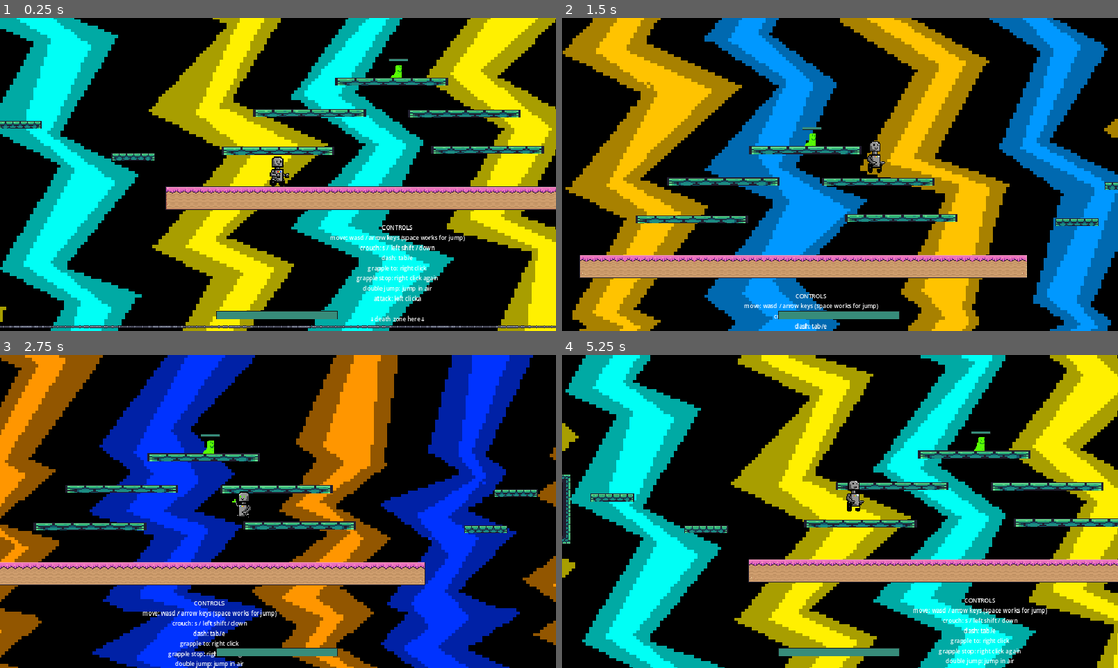
Above: before the commit, frames 1-4 (two rows, left to right).
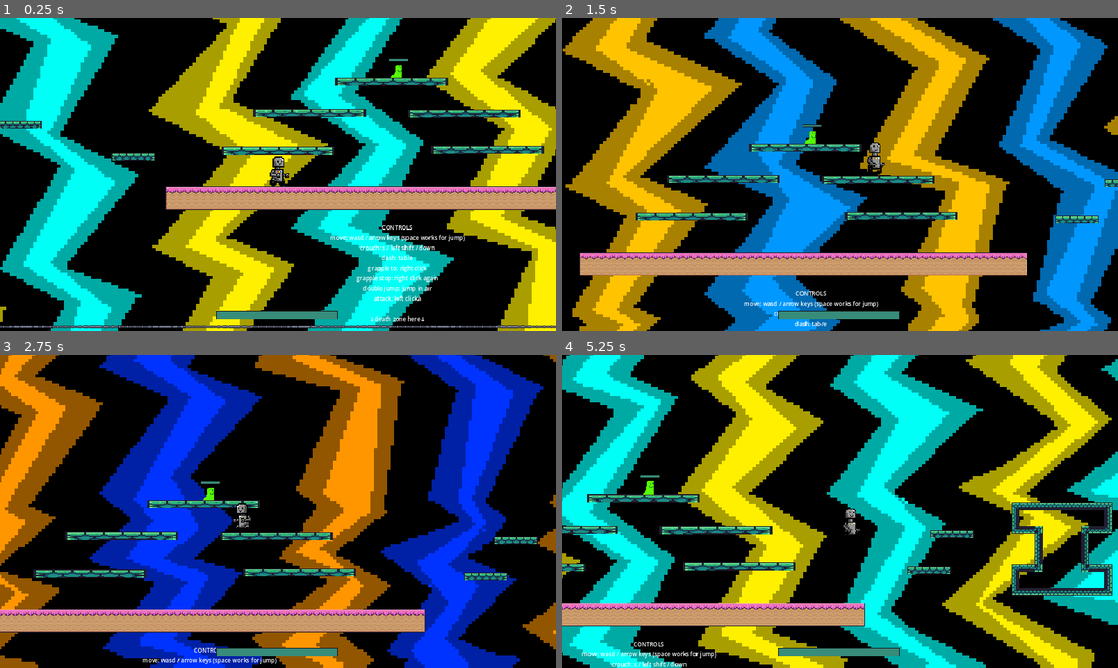
Above: after the commit, the same moments.

Repository: fancyamazon/Beat-the-Bot
Game: Godot game, scene res://scenes/game.tscn
Same seed, same stepped clock (60 frames per second), same inputs: the game is played once before the commit and once after it.
Inputs (mouse positions are in pixels of both pictures, inside the frame that each line leads up to):
- Up to frame 1 (0.25 s): no input
- Up to frame 2 (1.5 s): move the mouse to (962, 158) at 0.52 s; hold Shift (crouch) 0.53-1.28 s; hold Right (right) from 0.53 s (still down); tap Q (attack) at 0.6 s; tap Space (jump) at 0.77, 1.07 s; move the mouse to (728, 190) at 1.27 s; tap Shift (crouch) at 1.35 s
- Up to frame 3 (2.75 s): tap Space (jump) at 1.52, 1.82 s; tap Tab (dash) at 1.55, 2.1 s; move the mouse to (333, 442) at 2.02 s; release Right (right) at 2.03 s; hold Left (left) from 2.03 s (still down); hold Right mouse button (grapple) from 2.03 s (still down)
- Up to frame 4 (5.25 s): move the mouse to (812, 574) at 2.77 s; release Left (left) at 2.78 s; release Right mouse button (grapple) at 2.78 s; hold Right (right) 2.78-4.28 s; right-click (812, 574) at 2.85 s; tap Space (jump) at 3.02, 3.32, 3.77, 4.07, 4.52, 4.55, 4.82, 5.1 s; click (812, 574) at 3.05 s; move the mouse to (1006, 558) at 3.52 s; press the mouse at (1006, 558) at 3.53 s; tap Page Up (spawn, bound only after the commit) at 3.8, 4.35 s; move the mouse to (673, 464) at 4.27 s; release the mouse at (673, 464) at 4.28 s; hold Left (left) 4.28-5.03 s; move the mouse to (867, 511) at 5.02 s; hold Right (right) from 5.03 s (still down)

The runs differ from the first frame. In frame 1, less than 0.1% of the frame differs, in the area x 48-52%, y 44-48%; in frame 2, 13%; in frame 3, 56%; in frame 4, 74%, in the area x 0-100%, y 0-100%.

Commit message:
Created fighter class containing all possible player actions to facilitate bot creation, separated animations and attack timing, removed crouch animation for now

Diff:
--- a/platformer2/project.godot
+++ b/platformer2/project.godot
@@ -87,6 +87,11 @@
 "events": [Object(InputEventMouseButton,"resource_local_to_scene":false,"resource_name":"","device":-1,"window_id":0,"a …(253 unchanged characters)…
 ]
 }
+spawn={
+"deadzone": 0.5,
+"events": [Object(InputEventKey,"resource_local_to_scene":false,"resource_name":"","device":0,"window_id":0,"alt_pressed":false,"shift_pressed":false,"ctrl_pressed":false,"meta_pressed":false,"pressed":false,"keycode":0,"physical_keycode":4194323,"key_label":0,"unicode":0,"location":0,"echo":false,"script":null)
+]
+}
 
 [layer_names]
 
--- /dev/null
+++ b/platformer2/scenes/game.gd
@@ -0,0 +1,22 @@
+extends Node2D
+
+
+@onready var main=get_tree().get_root().get_node("Game")
+@onready var enemy=load("res://scenes/enemy.tscn")
+var x_pos = 0
+
+# Called when the node enters the scene tree for the first time.
+func _ready() -> void:
+	pass # Replace with function body.
+
+
+# Called every frame. 'delta' is the elapsed time since the previous frame.
+func _process(delta: float) -> void:
+	if Input.is_action_just_pressed("spawn"):
+		var instance = enemy.instantiate()
+		instance.global_position.x = x_pos
+		if x_pos < 200:
+			x_pos = x_pos + 10
+		else:
+			x_pos = 0
+		main.add_child(instance)
--- a/platformer2/scenes/game.tscn
+++ b/platformer2/scenes/game.tscn
@@ -1,6 +1,7 @@
-[gd_scene load_steps=28 format=3 uid="uid://d07nvyd5qem1x"]
+[gd_scene load_steps=29 format=3 uid="uid://d07nvyd5qem1x"]
 
 [ext_resource type="PackedScene" uid="uid://c3ja3raqyfvcq" path="res://scenes/player.tscn" id="1_nx1nf"]
+[ext_resource type="Script" path="res://scenes/game.gd" id="1_w04m8"]
 [ext_resource type="Texture2D" uid="uid://lp3tjt6016tn" path="res://assets/Free/Terrain/Terrain (16x16).png" id="2_8mj6l"]
 [ext_resource type="PackedScene" uid="uid://st3xivfw0pcs" path="res://scenes/platform.tscn" id="3_7lvvc"]
 [ext_resource type="PackedScene" uid="uid://hc6gcfko7dn2" path="res://scenes/killzone.tscn" id="4_r3qmr"]
@@ -359,6 +360,7 @@
 
 [node name="Game" type="Node2D"]
 position = Vector2(-198, -343)
+script = ExtResource("1_w04m8")
 
 [node name="TextureRect" type="TextureRect" parent="."]
 offset_left = -1004.0
--- a/platformer2/scenes/player.tscn
+++ b/platformer2/scenes/player.tscn
@@ -344,7 +344,7 @@
 "duration": 1.0,
 "texture": SubResource("AtlasTexture_1q0y4")
 }],
-"loop": true,
+"loop": false,
 "name": &"jumping-landing",
 "speed": 5.0
 }, {
@@ -571,10 +571,8 @@
 position = Vector2(0, -30)
 scale = Vector2(2, 2)
 sprite_frames = SubResource("SpriteFrames_wppeg")
-animation = &"grappling"
+animation = &"shield-up"
 autoplay = "idle"
-frame = 1
-frame_progress = 1.0
 
 [node name="PlayerHitBox" type="Area2D" parent="AnimatedSprite2D"]
 collision_layer = 2
@@ -642,6 +640,7 @@
 grow_horizontal = 2
 grow_vertical = 0
 
+[connection signal="animation_finished" from="AnimatedSprite2D" to="." method="_on_player_animation_finished"]
 [connection signal="area_entered" from="AnimatedSprite2D/PlayerHitBox" to="." method="_on_player_hit_box_area_entered"]
 [connection signal="area_entered" from="AnimatedSprite2D/PlayerHurtBox" to="." method="_on_player_hurt_box_area_entered"]
 [connection signal="timeout" from="AttackTimer" to="." method="_on_attack_timer_timeout"]
--- /dev/null
+++ b/platformer2/scripts/fighter.gd
@@ -0,0 +1,209 @@
+class_name Fighter extends CharacterBody2D
+
+const SPEED = 400.0
+const JUMP_VELOCITY = -450.0
+@onready var animated_sprite_2d: AnimatedSprite2D = $AnimatedSprite2D
+var can_double_jump = true
+
+var facing_dir: int=1
+var direction = 0 #I'm like 80% sure these are the same
+
+
+#dashing------
+var DASH_SPEED = 800.0
+var DASH_DURATION = 0.2
+var DASH_COOLDOWN = 0.5
+
+
+#var is_dashing = false
+var current_action = "idle"
+
+var can_dash = true
+var dash_direction = Vector2.ZERO
+var dash_timer = 0.0
+@onready var timer: Timer = $DashTimer # Get the Timer node
+
+var on_attack_cooldown = false
+var attack_cooldown = 0.3 # seconds
+@onready var attack_timer: Timer = $AttackTimer
+
+#grapple----
+var GRAPPLE_LENGTH = 200.0  # Adjust as needed
+@onready var grapple_point = null #point where the player is grappling to
+var is_grappling = false
+
+#health and healthbar
+var health = 100
+@onready var health_bar: ProgressBar = $CanvasLayer/HealthBar
+
+#ranged projectile----
+@onready var main=get_tree().get_root().get_node("Game")
+@onready var bullet=load("res://scenes/bullet.tscn")
+@export var spawn_offset: Vector2 = Vector2(20, -20)
+
+# ------------------------------ BEGIN FUNCTIONS ---------------------------------- #
+#make it globally known that this is the player
+func _ready():
+	add_to_group("player")
+	health_bar._init_health(health)
+
+func action_dash():
+	animated_sprite_2d.play("dash")
+	if current_action != "dash":
+		dash_direction = Vector2(velocity.x, 0).normalized()#velocity.normalized()  # Get direction of movement
+
+			# Check if the player isn't moving (using a threshold for precision)
+		if dash_direction.length() < 0.1:  # Effectively not moving
+
+			if animated_sprite_2d.scale.x == -2:  # Facing left (scale.x < 0)
+				dash_direction = Vector2(-1, 0)  # Dash left
+			else:  # Facing right (scale.x > 0)
+				dash_direction = Vector2(1, 0)   # Dash right
+		current_action = "dash"
+		dash_timer = DASH_DURATION
+
+func action_jump():
+	animated_sprite_2d.play("jumping")
+	if can_double_jump:
+		velocity.y = JUMP_VELOCITY
+		can_double_jump = false # Disable until player lands
+
+func _physics_process(delta: float) -> void:
+	#animations
+	decide_actions()
+	# Dash
+	if is_on_floor() and not can_double_jump:
+		can_double_jump = true
+		animated_sprite_2d.play("jumping-landing")
+
+	if current_action == "dash":
+		velocity.y = 0 #no grav/fall during dash
+		velocity = dash_direction * DASH_SPEED
+		#print(animated_sprite_2d.animation.is_p)
+
+		dash_timer -= delta
+		if dash_timer <= 0:
+			current_action = "idle"
+			# Add a small cooldown if you want
+			#await get_tree().create_timer(0.2).finished #example cooldown
+	##grapple
+	#if Input.is_action_just_pressed("grapple"):  # Replace "grapple" with your action name
+		#if not is_grappling:
+			#_start_grapple()
+		#else:
+			#_stop_grapple()
+#
+	#if is_grappling:
+		#_update_grapple(delta)
+
+	# Add the gravity.
+	if not is_on_floor():
+		velocity += get_gravity() * delta
+
+
+	# Reset mid-air jump when on the floor
+
+
+	# Get the input direction and handle the movement/deceleration.
+	# As good practice, you should replace UI actions with custom gameplay actions.
+
+	#animation facing direction
+
+	set_sprite(direction)
+
+	if direction:
+		velocity.x = direction * SPEED
+	else:
+		velocity.x = move_toward(velocity.x, 0, 50)
+
+	move_and_slide()
+
+
+#func _start_grapple():
+	#var mouse_pos = get_global_mouse_position()
+	#grapple_point = mouse_pos #for now, just grapple to mouse position
+	#is_grappling = true
+#
+#func _update_grapple(delta):
+	## Calculate direction to grapple point
+	#var grapple_direction = (grapple_point - global_position).normalized()
+#
+	## Apply force towards grapple point (you might want to tune this)
+	#velocity = grapple_direction * 400 #example force
+#
+#func _stop_grapple():
+	#is_grappling = false
+	#grapple_point = null #release grapple point
+	## You might want to add some swing/momentum handling here
+
+
+func action_walk(input_dir: int):
+	if input_dir == 0 && direction != 0:
+		animated_sprite_2d.play("idle")
+	elif input_dir != 0 && direction == 0:
+		animated_sprite_2d.play("running")
+	direction = input_dir
+
+func set_sprite(direction: int):
+	if direction >0:
+		facing_dir=1
+		spawn_offset= Vector2(20, -20)
+		animated_sprite_2d.scale.x=2
+	elif direction<0:
+		facing_dir=-1
+		spawn_offset= Vector2(20, 20)
+		animated_sprite_2d.scale.x=-2
+
+func take_damage(amount: int) -> void:
+	health -= amount
+	health_bar.health = health
+	if health <= 0:
+		print("Player died")
+	else:
+		print("Player health left: ", health)
+
+func action_melee():
+	if not on_attack_cooldown:
+		animated_sprite_2d.play("melee-attack-uncharged")
+		$AnimatedSprite2D/PlayerHitBox.monitoring = true
+		on_attack_cooldown = true
+		attack_timer.start(attack_cooldown)
+
+func _on_attack_timer_timeout() -> void:
+	$AnimatedSprite2D/PlayerHitBox.monitoring = false
+	on_attack_cooldown = false
+
+func _on_player_hit_box_area_entered(area: Area2D) -> void:
+	#print("something entered player hitbox: ----\n", area, area.get_groups(), "\n----\n") # this was for debugging
+	if area.is_in_group("hurtbox"):
+		area.owner.take_damage(5)
+
+func action_ranged():
+	animated_sprite_2d.play("ranged-attack-uncharged")
+	var instance = bullet.instantiate()
+	instance.dir = facing_dir  # Set the bullet's direction to the last pressed direction
+	#instance.spawnPos = global_position  # Set the spawn position to the player's position
+	instance.spawnPos = global_position + spawn_offset * facing_dir
+	instance.spawnRot = rotation  # Set the spawn rotation to the player's rotation (optional)
+	main.add_child(instance)  # Add the bullet to the scene
+
+func _on_player_hurt_box_area_entered(area: Area2D) -> void:
+	#print("something entered player hurtbox: ----\n", area, area.get_groups(), "\n----\n") # this was for debugging
+	if area.is_in_group("hitbox"):
+		take_damage(5)
+
+func decide_actions():
+	pass
+
+func action_grapple():
+	animated_sprite_2d.play("grappling")
+	$grapple_controller.launch()
+
+func action_grapple_retract():
+	animated_sprite_2d.play("idle")
+	$grapple_controller.retract()
+
+
+func _on_player_animation_finished() -> void:
+	if animated_sprite_2d.animation not in ["grappling", "crouching"]:
+		animated_sprite_2d.play("idle") # Replace with function body.
--- a/platformer2/scripts/grapple_controller.gd
+++ b/platformer2/scripts/grapple_controller.gd
@@ -14,10 +14,10 @@
 func _process(delta):
 	ray.look_at(get_global_mouse_position())
 
-	if Input.is_action_just_pressed("grapple"):
-		launch()
-	if Input.is_action_just_released("grapple"):
-		retract()
+	#if Input.is_action_just_pressed("grapple"):
+	#	launch()
+	#if Input.is_action_just_released("grapple"):
+	#	retract()
 
 	if launched:
 		handle_grapple(delta)
--- a/platformer2/scripts/player.gd
+++ b/platformer2/scripts/player.gd
@@ -1,201 +1,16 @@
-extends CharacterBody2D
+extends Fighter
 
-const SPEED = 400.0
-const JUMP_VELOCITY = -450.0
-@onready var animated_sprite_2d: AnimatedSprite2D = $AnimatedSprite2D
-var can_double_jump = true
-
-var facing_dir: int=1
-
-#dashing------
-var DASH_SPEED = 800.0
-var DASH_DURATION = 0.2
-var DASH_COOLDOWN = 0.5
-
-var is_dashing = false
-var can_dash = true
-var dash_direction = Vector2.ZERO
-var dash_timer = 0.0
-@onready var timer: Timer = $DashTimer # Get the Timer node
-
-var on_attack_cooldown = false
-var attack_cooldown = 0.3 # seconds
-@onready var attack_timer: Timer = $AttackTimer
-
-#grapple----
-var GRAPPLE_LENGTH = 200.0  # Adjust as needed
-@onready var grapple_point = null #point where the player is grappling to
-var is_grappling = false
-
-#health and healthbar
-var health = 100
-@onready var health_bar: ProgressBar = $CanvasLayer/HealthBar
-
-#ranged projectile----
-@onready var main=get_tree().get_root().get_node("Game")
-@onready var bullet=load("res://scenes/bullet.tscn")
-@export var spawn_offset: Vector2 = Vector2(20, -20)
-
-# ------------------------------ BEGIN FUNCTIONS ---------------------------------- #
-#make it globally known that this is the player
-func _ready():
-	add_to_group("player")
-	health_bar._init_health(health)
-
-func _physics_process(delta: float) -> void:
-	#animations
-
-
-	# Dash
-	if Input.is_action_just_pressed("dash") and not is_dashing:
-		dash_direction = Vector2(velocity.x, 0).normalized()#velocity.normalized()  # Get direction of movement
-
-		# Check if the player isn't moving (using a threshold for precision)
-		if dash_direction.length() < 0.1:  # Effectively not moving
-
-			if animated_sprite_2d.scale.x == -2:  # Facing left (scale.x < 0)
-				dash_direction = Vector2(-1, 0)  # Dash left
-			else:  # Facing right (scale.x > 0)
-				dash_direction = Vector2(1, 0)   # Dash right
-
-
-
-		is_dashing = true
-		dash_timer = DASH_DURATION
-
-	if is_dashing:
-		velocity.y = 0 #no grav/fall during dash
-		velocity = dash_direction * DASH_SPEED
-		#print(animated_sprite_2d.animation.is_p)
-
-		dash_timer -= delta
-		if dash_timer <= 0:
-			is_dashing = false
-			# Add a small cooldown if you want
-			#await get_tree().create_timer(0.2).finished #example cooldown
-	##grapple
-	#if Input.is_action_just_pressed("grapple"):  # Replace "grapple" with your action name
-		#if not is_grappling:
-			#_start_grapple()
-		#else:
-			#_stop_grapple()
-#
-	#if is_grappling:
-		#_update_grapple(delta)
-
-	# Add the gravity.
-	if not is_on_floor():
-		velocity += get_gravity() * delta
-
-	# Mid-Air Jump
-	if Input.is_action_just_pressed("jump") and can_double_jump:
-		velocity.y = JUMP_VELOCITY
-		can_double_jump = false # Disable until player lands
-
-	# Melee Attack
-	if Input.is_action_just_pressed("attack") and not on_attack_cooldown:
-		deal_damage()
-
-	# ranged attack
+func decide_actions():
+	if Input.is_action_just_pressed("dash"):
+		action_dash()
+	if Input.is_action_just_pressed("jump"):
+		action_jump()
+	if Input.is_action_just_pressed("attack"):
+		action_melee()
 	if(Input.is_action_just_pressed("ranged")):
-		_shoot()
-
-	# Reset mid-air jump when on the floor
-	if is_on_floor():
-		can_double_jump = true
-
-
-	# Get the input direction and handle the movement/deceleration.
-	# As good practice, you should replace UI actions with custom gameplay actions.
-	var direction := Input.get_axis("left", "right")
-	#animation facing direction
-
-	if direction >0:
-		facing_dir=1
-		spawn_offset= Vector2(20, -20)
-		animated_sprite_2d.scale.x=2
-	elif direction<0:
-		facing_dir=-1
-		spawn_offset= Vector2(20, 20)
-		animated_sprite_2d.scale.x=-2
-
-
-	if direction:
-		velocity.x = direction * SPEED
-	else:
-		velocity.x = move_toward(velocity.x, 0, 50)
-
-	move_and_slide()
-
-	if attack_timer.time_left > 0:
-		animated_sprite_2d.play("melee-attack-uncharged")
-	elif is_dashing:
-		animated_sprite_2d.play("dash")
-	#elif on_attack_cooldown:
-	#	animated_sprite_2d.play("melee-attack-charging") #yes i know this shouldn't go here
-	elif Input.is_action_pressed("grapple"):
-		animated_sprite_2d.animation = "grappling" # use for anims that don't repeat
-	elif not is_on_floor():
-		animated_sprite_2d.play("jumping")
-	elif Input.is_action_pressed("ranged"):
-		animated_sprite_2d.animation ="ranged-attack-uncharged"
-	elif (velocity.x > 1 || velocity.x < -1):
-		animated_sprite_2d.play("running")
-	elif Input.is_action_pressed("crouch"):  # Check for crouch FIRST
-		animated_sprite_2d.animation = "crouch"
-	else:
-		animated_sprite_2d.play("idle")
-
-	#print(attack_timer.time_left)
-
-#func _start_grapple():
-	#var mouse_pos = get_global_mouse_position()
-	#grapple_point = mouse_pos #for now, just grapple to mouse position
-	#is_grappling = true
-#
-#func _update_grapple(delta):
-	## Calculate direction to grapple point
-	#var grapple_direction = (grapple_point - global_position).normalized()
-#
-	## Apply force towards grapple point (you might want to tune this)
-	#velocity = grapple_direction * 400 #example force
-#
-#func _stop_grapple():
-	#is_grappling = false
-	#grapple_point = null #release grapple point
-	## You might want to add some swing/momentum handling here
-
-func take_damage(amount: int) -> void:
-	health -= amount
-	health_bar.health = health
-	if health <= 0:
-		print("Player died")
-	else:
-		print("Player health left: ", health)
-
-func deal_damage():
-	$AnimatedSprite2D/PlayerHitBox.monitoring = true
-	on_attack_cooldown = true
-	attack_timer.start(attack_cooldown)
-
-func _on_attack_timer_timeout() -> void:
-	$AnimatedSprite2D/PlayerHitBox.monitoring = false
-	on_attack_cooldown = false
-
-func _on_player_hit_box_area_entered(area: Area2D) -> void:
-	#print("something entered player hitbox: ----\n", area, area.get_groups(), "\n----\n") # this was for debugging
-	if area.is_in_group("hurtbox"):
-		area.owner.take_damage(5)
-
-func _shoot():
-	var instance = bullet.instantiate()
-	instance.dir = facing_dir  # Set the bullet's direction to the last pressed direction
-	#instance.spawnPos = global_position  # Set the spawn position to the player's position
-	instance.spawnPos = global_position + spawn_offset * facing_dir
-	instance.spawnRot = rotation  # Set the spawn rotation to the player's rotation (optional)
-	main.add_child(instance)  # Add the bullet to the scene
-
-func _on_player_hurt_box_area_entered(area: Area2D) -> void:
-	#print("something entered player hurtbox: ----\n", area, area.get_groups(), "\n----\n") # this was for debugging
-	if area.is_in_group("hitbox"):
-		take_damage(5)
+		action_ranged()
+	if Input.is_action_just_pressed("grapple"):
+		action_grapple()
+	if Input.is_action_just_released("grapple"):
+		action_grapple_retract()
+	action_walk(Input.get_axis("left", "right"))
